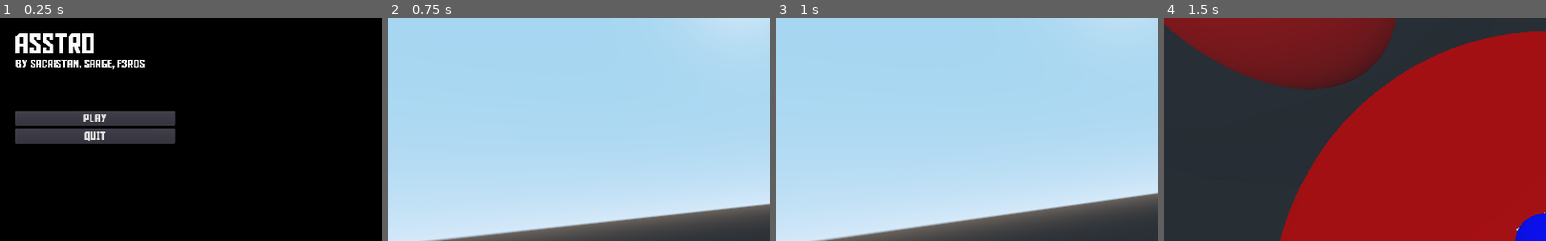
Above: before the commit, frames 1-4 (left to right).
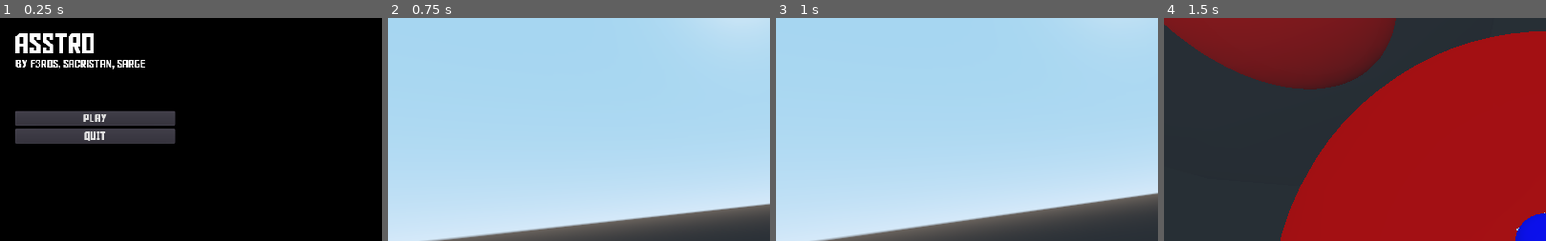
Above: after the commit, the same moments.

Repository: Sacristan/ASStro
Game: Godot game, scene res://scenes/levels/menu.tscn
The game is run twice, just before and just after one commit, with the same random seed, the same clock (stepped at 60 frames per second) and the same inputs. This scene is started directly instead of the project's main scene. The engine's default icon, where the game draws it, is replaced by a stand-in: a white triangle on a blue panel in a dark square.
Inputs (mouse positions are % of the whole screen's width and height, from its top left):
- Up to frame 1 (0.25 s): no input
- Up to frame 2 (0.75 s): click "PLAY" at 0.5 s
- Up to frame 3 (1 s): no input
- Up to frame 4 (1.5 s): move the mouse to (55, 50) at 1.27 s; hold W (move_forward) from 1.28 s (still down); right-click (55, 50) at 1.35 s
The pictures show only the part of the screen within x 0-50%, y 0-50%; the shares and areas given below are measured in that part.

The runs differ from the first frame. In frame 1, 0.7% of the frame differs, in the area x 8-38%, y 18-24%; in frame 2, nothing differs; in frame 3, nothing differs; in frame 4, nothing differs.

Commit message:
update menu credits

Diff:
--- a/AstroSomething/scenes/levels/menu.tscn
+++ b/AstroSomething/scenes/levels/menu.tscn
@@ -32,13 +32,14 @@
 size = 14
 font_data = ExtResource( 1 )
 
-[node name="Spatial" type="Spatial"]
+[node name="Spatial2" type="Spatial"]
 
 [node name="WorldEnvironment" type="WorldEnvironment" parent="."]
 environment = SubResource( 1 )
 
 [node name="Camera" type="Camera" parent="."]
 transform = Transform( 0.017566, 0.212331, -0.97704, -0.00381684, 0.977198, 0.212297, 0.999838, 2.56072e-09, 0.0179759, -2.34294, 0.952158, 0 )
+current = true
 
 [node name="MenuUI" type="Control" parent="."]
 anchor_right = 1.0
@@ -73,7 +74,7 @@
 margin_bottom = 48.5331
 custom_fonts/font = SubResource( 17 )
 text = "
-By Sacristan, Sarge, F3ROS"
+By F3ROS, Sacristan, Sarge "
 __meta__ = {
 "_edit_use_anchors_": false
 }
